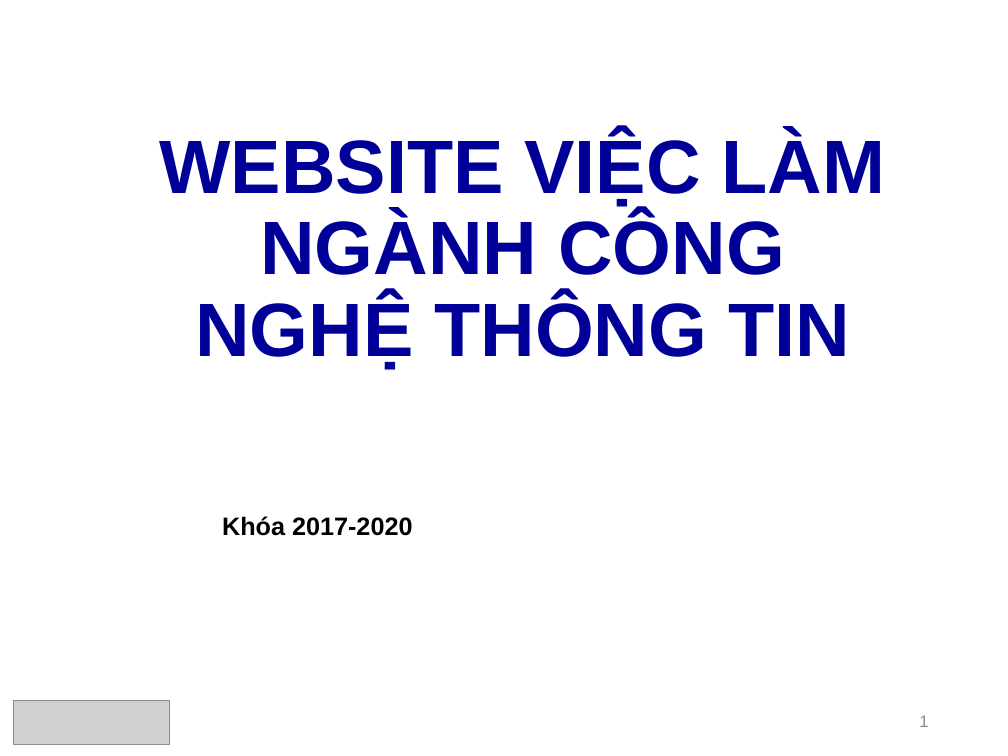
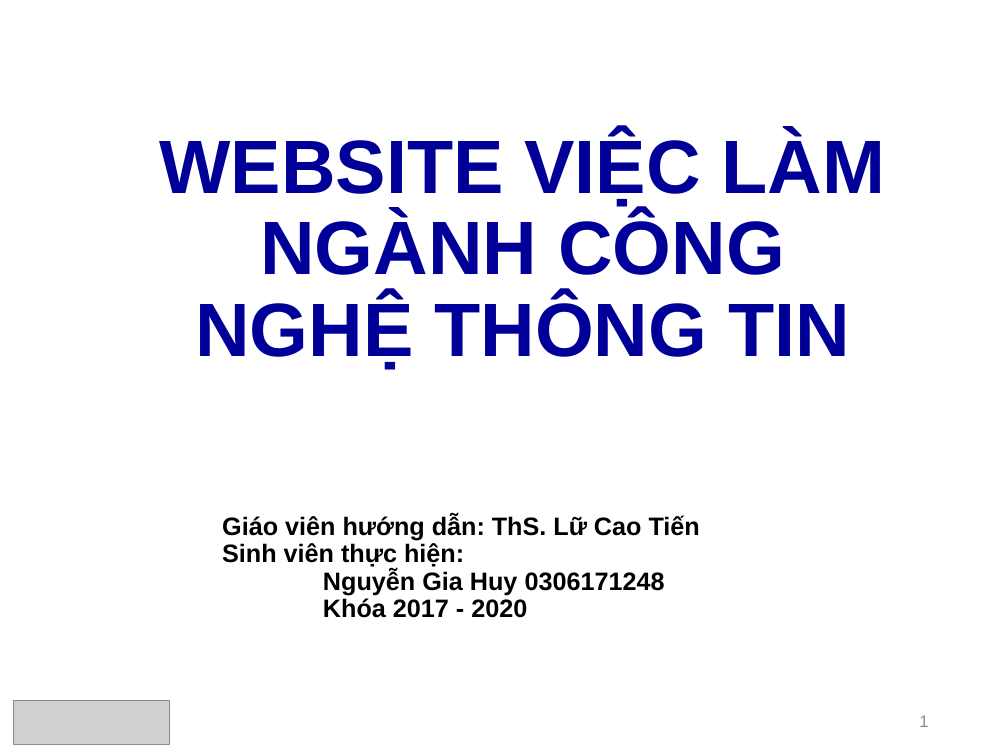
Before and after one commit to huytd-it/itconnect.pw, a slide deck: slide 1 of documents/DATN.pptx. Drawn at 1008x756 pixels with LibreOffice and Linux fonts; fonts in the diff are those of the drawing; grey boxes stand for pictures; background and template pictures are left out. Boxes give left, top, right and bottom in pixels: in the first picture for what was removed or moved away, otherwise in the second. Text is boxed around its words. In the diff, an @@ line names an element or a change of style, - is before the commit and + after.

```diff
--- a/documents/DATN.pptx
+++ b/documents/DATN.pptx
@@ text at [222,515,700,618]: text changed @@
-Khóa 2017-2020
+Giáo viên hướng dẫn: ThS. Lữ Cao Tiến
+Sinh viên thực hiện:
+Nguyễn Gia Huy 0306171248
+Khóa 2017 - 2020
```
Also in this commit, not shown: 1 other slide changed, 2 other files.
